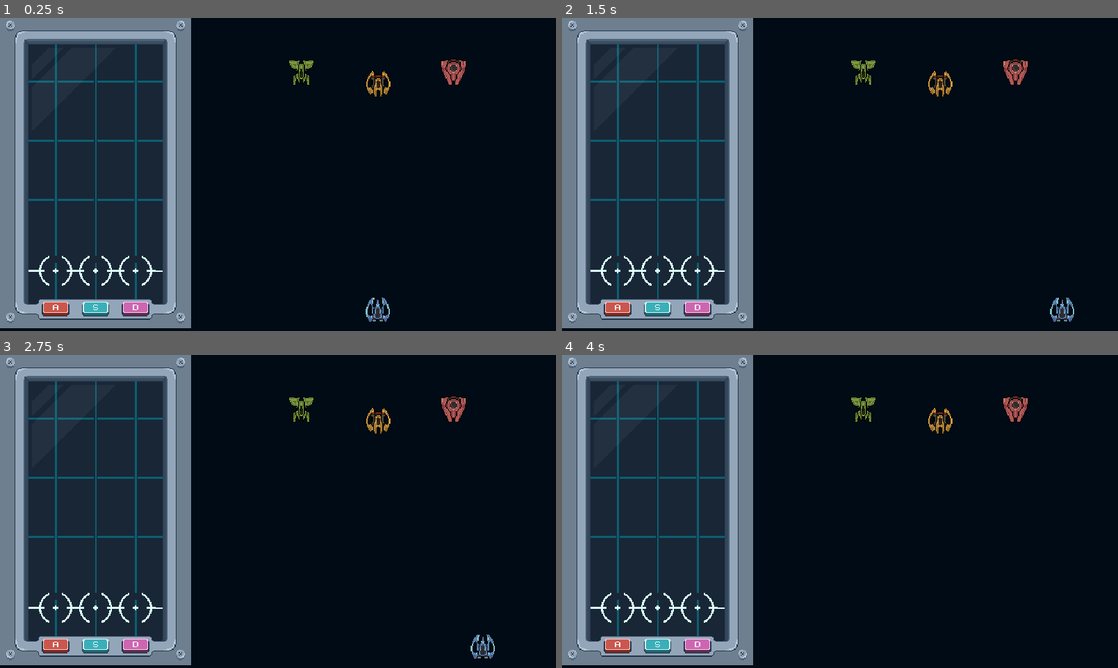
Above: before the commit, frames 1-4 (two rows, left to right).
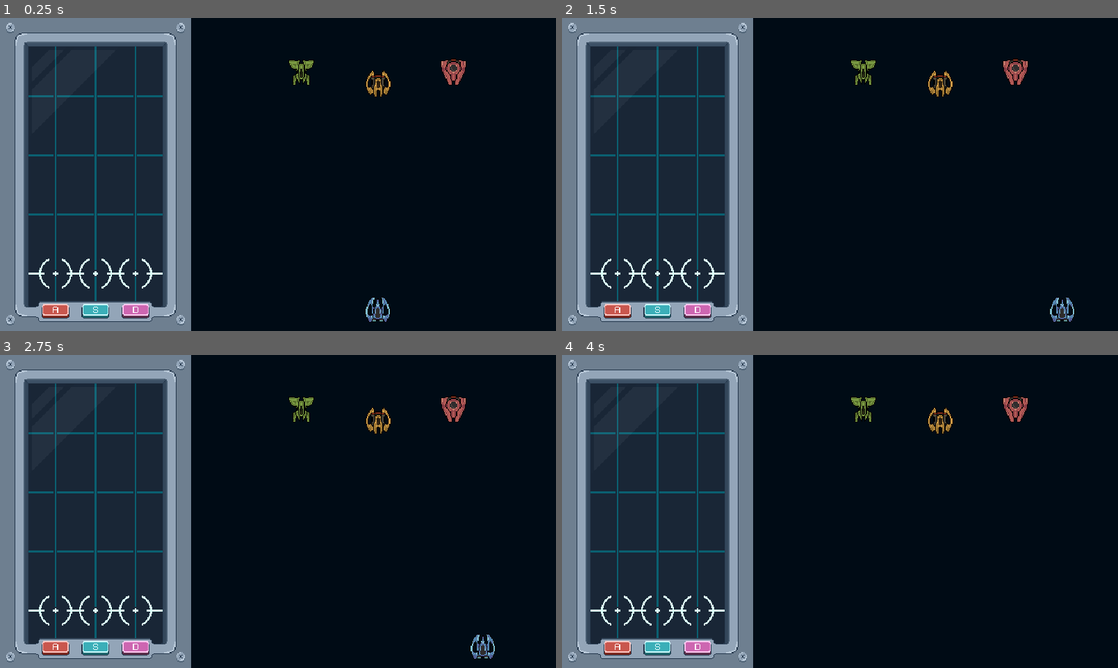
Above: after the commit, the same moments.

Repository: diego-acevedo/grabeaty
Game: Godot game, scene res://scenes/main.tscn
Two runs of this game, one before a commit and one after it. Both use one fixed random seed, a clock stepped at 60 frames per second and the inputs below. Sound files missing from this copy of the repository are replaced by a short silence.
Inputs:
- Up to frame 1 (0.25 s): no input
- Up to frame 2 (1.5 s): tap Enter at 0.5 s; hold Right (move_right) 0.53-1.28 s; hold A (A) 0.53-1.28 s; tap D (D) at 0.8, 1.35 s; hold Left (move_left) from 1.28 s (still down)
- Up to frame 3 (2.75 s): tap S (S) at 1.55 s; release Left (move_left) at 2.03 s; hold Right (move_right) from 2.03 s (still down); hold S (S) from 2.03 s (still down); tap A (A) at 2.3 s
- Up to frame 4 (4 s): release S (S) at 2.78 s; tap A (A) at 2.85 s; tap D (D) at 3.05 s; tap Space at 3.5 s; release Right (move_right) at 3.53 s; hold Left (move_left) from 3.53 s (still down); hold D (D) from 3.53 s (still down); tap S (S) at 3.8 s

The runs differ from the first frame. In frame 1, 3.9% of the frame differs, in the area x 0-35%, y 0-100%; in frame 2, 3.9%; in frame 3, 3.9%; in frame 4, 3.9%.

Commit message:
refactor: remove duplicated code

Diff:
--- a/scenes/main.tscn
+++ b/scenes/main.tscn
@@ -5,8 +5,11 @@
 [ext_resource type="PackedScene" uid="uid://bgg8kc0il1xyh" path="res://scenes/shooter/shooter.tscn" id="2_06ulc"]
 
 [node name="MAIN" type="Node2D"]
+scale = Vector2(3, 3)
 script = ExtResource("1_6r3ef")
 
 [node name="Rythm" parent="." instance=ExtResource("1_6eedq")]
+position = Vector2(110, 180)
 
 [node name="Shooter" parent="." instance=ExtResource("2_06ulc")]
+scale = Vector2(1, 1)
--- /dev/null
+++ b/scenes/rythm/inputs/button.tscn
@@ -0,0 +1,13 @@
+[gd_scene load_steps=3 format=3 uid="uid://bqwq6l7myomal"]
+
+[ext_resource type="Script" path="res://scripts/rythm/inputs/button.gd" id="1_1vgji"]
+[ext_resource type="Texture2D" uid="uid://bl0lrhhasinm6" path="res://assets/ui/buttons_rythm.png" id="2_r8rpb"]
+
+[node name="Button" type="Sprite2D"]
+texture = ExtResource("2_r8rpb")
+hframes = 2
+vframes = 3
+script = ExtResource("1_1vgji")
+
+[node name="Timer" type="Timer" parent="."]
+wait_time = 0.1
--- /dev/null
+++ b/scenes/rythm/inputs/key.tscn
@@ -0,0 +1,27 @@
+[gd_scene load_steps=4 format=3 uid="uid://de03bf22k1vbg"]
+
+[ext_resource type="Texture2D" uid="uid://b7xe1ldr7cv3s" path="res://assets/sprites/CirculoBlanco.png" id="1_haby2"]
+[ext_resource type="Script" path="res://scripts/rythm/inputs/key.gd" id="1_tg1cj"]
+
+[sub_resource type="RectangleShape2D" id="RectangleShape2D_3kmyf"]
+size = Vector2(34, 12)
+
+[node name="Key" type="Node2D"]
+script = ExtResource("1_tg1cj")
+
+[node name="Sprite" type="Sprite2D" parent="."]
+visible = false
+scale = Vector2(0.25, 0.25)
+texture = ExtResource("1_haby2")
+
+[node name="Pressed Area" type="Area2D" parent="."]
+
+[node name="Colision" type="CollisionShape2D" parent="Pressed Area"]
+visible = false
+shape = SubResource("RectangleShape2D_3kmyf")
+disabled = true
+
+[node name="Timer" type="Timer" parent="Pressed Area/Colision"]
+wait_time = 0.1
+
+[connection signal="area_entered" from="Pressed Area" to="." method="_on_key_area_entered"]
--- a/scenes/rythm/nota.tscn
+++ b/scenes/rythm/nota.tscn
@@ -4,17 +4,15 @@
 [ext_resource type="Texture2D" uid="uid://b7xe1ldr7cv3s" path="res://assets/sprites/CirculoBlanco.png" id="2_3bou3"]
 
 [sub_resource type="RectangleShape2D" id="RectangleShape2D_a344c"]
-size = Vector2(20, 8.33333)
+size = Vector2(30, 12)
 
 [node name="NOTA" type="Area2D"]
 script = ExtResource("1_kjgis")
 
 [node name="Circulo_Sprite" type="Sprite2D" parent="."]
 modulate = Color(0.862745, 0.294118, 0.156863, 1)
-scale = Vector2(0.8, 0.8)
+scale = Vector2(0.25, 0.25)
 texture = ExtResource("2_3bou3")
 
 [node name="Colision" type="CollisionShape2D" parent="."]
-position = Vector2(0, -0.500001)
-scale = Vector2(3, 3)
 shape = SubResource("RectangleShape2D_a344c")
--- a/scenes/rythm/rythm.tscn
+++ b/scenes/rythm/rythm.tscn
@@ -1,173 +1,66 @@
-[gd_scene load_steps=15 format=3 uid="uid://coftx1hc4aqyd"]
+[gd_scene load_steps=8 format=3 uid="uid://coftx1hc4aqyd"]
 
 [ext_resource type="Texture2D" uid="uid://ps3tkv2y118y" path="res://assets/ui/background_rythm.png" id="1_8ndhq"]
 [ext_resource type="Script" path="res://scripts/rythm/left_side.gd" id="1_fcyd0"]
 [ext_resource type="Script" path="res://scripts/rythm/note_spawner.gd" id="3_1xm6s"]
 [ext_resource type="Texture2D" uid="uid://q21au4to0dn4" path="res://assets/ui/foreground_rythm.png" id="3_8u2qm"]
-[ext_resource type="AudioStream" uid="uid://bep8gylx7lt8r" path="res://assets/Music/C6-Gummy Dance.mp3" id="4_13bks"]
-[ext_resource type="Script" path="res://scripts/rythm/q_key.gd" id="4_g5skv"]
-[ext_resource type="Script" path="res://scripts/rythm/w_key.gd" id="5_1x7iw"]
-[ext_resource type="Texture2D" uid="uid://b7xe1ldr7cv3s" path="res://assets/sprites/CirculoBlanco.png" id="5_nl0bq"]
-[ext_resource type="Script" path="res://scripts/rythm/e_key.gd" id="6_2awgi"]
-[ext_resource type="Texture2D" uid="uid://bl0lrhhasinm6" path="res://assets/ui/buttons_rythm.png" id="9_842e2"]
-[ext_resource type="Script" path="res://scripts/rythm/a_button.gd" id="10_ehxoa"]
-[ext_resource type="Script" path="res://scripts/rythm/s_button.gd" id="11_06xms"]
-[ext_resource type="Script" path="res://scripts/rythm/d_button.gd" id="12_8pyc5"]
-
-[sub_resource type="RectangleShape2D" id="RectangleShape2D_p3q2w"]
-size = Vector2(120, 34)
+[ext_resource type="AudioStream" uid="uid://bep8gylx7lt8r" path="res://assets/music/C6-Gummy Dance.mp3" id="4_13bks"]
+[ext_resource type="PackedScene" uid="uid://de03bf22k1vbg" path="res://scenes/rythm/inputs/key.tscn" id="4_a5f15"]
+[ext_resource type="PackedScene" uid="uid://bqwq6l7myomal" path="res://scenes/rythm/inputs/button.tscn" id="7_pq5ht"]
 
 [node name="Rythm" type="Node2D"]
 script = ExtResource("1_fcyd0")
 
-[node name="Background" type="Sprite2D" parent="."]
-position = Vector2(343, 537)
-scale = Vector2(5.71875, 9.0625)
-
-[node name="STRUCTURE" type="Node2D" parent="."]
-
-[node name="ColumnaQ" type="Sprite2D" parent="STRUCTURE"]
-modulate = Color(1, 0, 1, 1)
-position = Vector2(195, 15)
-scale = Vector2(1, 13.7305)
-
-[node name="ColumnaW" type="Sprite2D" parent="STRUCTURE"]
-modulate = Color(1, 0, 1, 1)
-position = Vector2(336, 18)
-scale = Vector2(1, 13.6602)
-
-[node name="ColumnaE" type="Sprite2D" parent="STRUCTURE"]
-modulate = Color(1, 0, 1, 1)
-position = Vector2(470, 25)
-scale = Vector2(1, 13.8086)
-
-[node name="AreaBlanca" type="Sprite2D" parent="STRUCTURE"]
-position = Vector2(345, 893.25)
-scale = Vector2(5.70313, 0.949219)
-
-[node name="BackgroundRythm" type="Sprite2D" parent="."]
-position = Vector2(331, 490)
-scale = Vector2(3, 3)
-texture = ExtResource("1_8ndhq")
-
 [node name="NoteSpawner" type="Node2D" parent="."]
+position = Vector2(0, -200)
 script = ExtResource("3_1xm6s")
 
 [node name="FirstSong" type="AudioStreamPlayer" parent="NoteSpawner"]
 stream = ExtResource("4_13bks")
 bus = &"Music"
 
-[node name="NOTES" type="Node2D" parent="NoteSpawner"]
+[node name="Notes" type="Node2D" parent="NoteSpawner"]
 
-[node name="INPUTS" type="Node2D" parent="."]
+[node name="Inputs" type="Node2D" parent="."]
+position = Vector2(0, 114)
+metadata/_edit_group_ = true
 
-[node name="Q-key" type="Node2D" parent="INPUTS"]
-position = Vector2(72, -20)
-script = ExtResource("4_g5skv")
+[node name="A Key" parent="Inputs" instance=ExtResource("4_a5f15")]
+position = Vector2(-46, 0)
+key = "A"
+color = Color(0.788235, 0.341176, 0.305882, 0.501961)
 
-[node name="sprite" type="Sprite2D" parent="INPUTS/Q-key"]
-visible = false
-modulate = Color(0, 0.654902, 1, 1)
-position = Vector2(119.5, 892)
-scale = Vector2(0.789063, 0.78125)
-texture = ExtResource("5_nl0bq")
+[node name="S Key" parent="Inputs" instance=ExtResource("4_a5f15")]
+key = "S"
+color = Color(0.231373, 0.686275, 0.721569, 0.501961)
 
-[node name="key" type="Area2D" parent="INPUTS/Q-key"]
-
-[node name="Colision" type="CollisionShape2D" parent="INPUTS/Q-key/key"]
-position = Vector2(121, 892)
-shape = SubResource("RectangleShape2D_p3q2w")
-disabled = true
-
-[node name="Timer" type="Timer" parent="INPUTS/Q-key/key/Colision"]
-wait_time = 0.1
-
-[node name="W-key" type="Node2D" parent="INPUTS"]
-position = Vector2(5, -25)
-script = ExtResource("5_1x7iw")
-
-[node name="key" type="Area2D" parent="INPUTS/W-key"]
-position = Vector2(207, 1)
-
-[node name="Colision" type="CollisionShape2D" parent="INPUTS/W-key/key"]
-position = Vector2(121, 893.5)
-shape = SubResource("RectangleShape2D_p3q2w")
-disabled = true
-
-[node name="Timer" type="Timer" parent="INPUTS/W-key/key/Colision"]
-wait_time = 0.1
-
-[node name="sprite" type="Sprite2D" parent="INPUTS/W-key"]
-visible = false
-modulate = Color(0.380086, 0.710759, 0.383655, 1)
-position = Vector2(324, 898.5)
-scale = Vector2(0.78125, 0.789062)
-texture = ExtResource("5_nl0bq")
-
-[node name="E-key" type="Node2D" parent="INPUTS"]
-position = Vector2(134, -20)
-script = ExtResource("6_2awgi")
-
-[node name="key" type="Area2D" parent="INPUTS/E-key"]
-position = Vector2(207, 1)
-
-[node name="Colision" type="CollisionShape2D" parent="INPUTS/E-key/key"]
-position = Vector2(121, 893.5)
-shape = SubResource("RectangleShape2D_p3q2w")
-disabled = true
-
-[node name="Timer" type="Timer" parent="INPUTS/E-key/key/Colision"]
-wait_time = 0.1
-
-[node name="sprite" type="Sprite2D" parent="INPUTS/E-key"]
-visible = false
-modulate = Color(0.866667, 0.709804, 0.384314, 1)
-position = Vector2(333.5, 893)
-scale = Vector2(0.789063, 0.765625)
-texture = ExtResource("5_nl0bq")
+[node name="D Key" parent="Inputs" instance=ExtResource("4_a5f15")]
+position = Vector2(46, 0)
+key = "D"
+color = Color(0.803922, 0.4, 0.694118, 0.501961)
 
 [node name="UI" type="Node2D" parent="."]
 
+[node name="BackgroundRythm" type="Sprite2D" parent="UI"]
+z_index = -1
+texture = ExtResource("1_8ndhq")
+
 [node name="ForegroundRythm" type="Sprite2D" parent="UI"]
-position = Vector2(330, 531)
-scale = Vector2(3, 3)
 texture = ExtResource("3_8u2qm")
 
-[node name="A Button" type="Sprite2D" parent="UI"]
-position = Vector2(192, 1003)
-scale = Vector2(2.9, 2.9)
-texture = ExtResource("9_842e2")
-hframes = 2
-vframes = 3
-script = ExtResource("10_ehxoa")
+[node name="Buttons" type="Node2D" parent="UI"]
+position = Vector2(0, 157)
+metadata/_edit_group_ = true
 
-[node name="Timer" type="Timer" parent="UI/A Button"]
-wait_time = 0.1
+[node name="A Button" parent="UI/Buttons" instance=ExtResource("7_pq5ht")]
+position = Vector2(-46, 0)
+key = "A"
 
-[node name="S Button" type="Sprite2D" parent="UI"]
-position = Vector2(330, 1003)
-scale = Vector2(2.9, 2.9)
-texture = ExtResource("9_842e2")
-hframes = 2
-vframes = 3
+[node name="S Button" parent="UI/Buttons" instance=ExtResource("7_pq5ht")]
 frame = 2
-script = ExtResource("11_06xms")
+key = "S"
 
-[node name="Timer" type="Timer" parent="UI/S Button"]
-wait_time = 0.1
-
-[node name="D Button" type="Sprite2D" parent="UI"]
-position = Vector2(468, 1003)
-scale = Vector2(2.9, 2.9)
-texture = ExtResource("9_842e2")
-hframes = 2
-vframes = 3
+[node name="D Button" parent="UI/Buttons" instance=ExtResource("7_pq5ht")]
+position = Vector2(46, 0)
 frame = 4
-script = ExtResource("12_8pyc5")
-
-[node name="Timer" type="Timer" parent="UI/D Button"]
-wait_time = 0.1
-
-[connection signal="area_entered" from="INPUTS/Q-key/key" to="INPUTS/Q-key" method="_on_key_area_entered"]
-[connection signal="area_entered" from="INPUTS/W-key/key" to="INPUTS/W-key" method="_on_key_area_entered"]
-[connection signal="area_entered" from="INPUTS/E-key/key" to="INPUTS/E-key" method="_on_key_area_entered"]
+key = "D"
--- /dev/null
+++ b/scenes/shooter/characters/bullet.tscn
@@ -0,0 +1,25 @@
+[gd_scene load_steps=4 format=3 uid="uid://cpqfndx4rcm0u"]
+
+[ext_resource type="Script" path="res://scripts/shooter/characters/bullet.gd" id="1_xayco"]
+[ext_resource type="Texture2D" uid="uid://cti2yrxs2vrvl" path="res://assets/sprites/spaceships.png" id="2_6w5ja"]
+
+[sub_resource type="RectangleShape2D" id="RectangleShape2D_7idgm"]
+size = Vector2(8, 19)
+
+[node name="CharacterBody2D" type="CharacterBody2D"]
+position = Vector2(0, 1)
+collision_layer = 2
+collision_mask = 4
+script = ExtResource("1_xayco")
+
+[node name="CollisionShape2D" type="CollisionShape2D" parent="."]
+position = Vector2(1.90735e-06, -0.499998)
+shape = SubResource("RectangleShape2D_7idgm")
+
+[node name="Spaceships" type="Sprite2D" parent="."]
+position = Vector2(1.90735e-06, -3)
+rotation = 3.14159
+texture = ExtResource("2_6w5ja")
+hframes = 18
+vframes = 10
+frame = 110
--- a/scripts/rythm/a_button.gd
+++ /dev/null
@@ -1,12 +0,0 @@
-extends Sprite2D
-
-@onready var a_button: Sprite2D = $"."
-@onready var timer: Timer = $Timer
-
-func _input(event: InputEvent) -> void:
-
-	if event.is_action_pressed("A"):
-		a_button.frame = 1
-		timer.start()
-		await timer.timeout
-		a_button.frame = 0
--- a/scripts/rythm/d_button.gd
+++ /dev/null
@@ -1,12 +0,0 @@
-extends Sprite2D
-
-@onready var a_button: Sprite2D = $"."
-@onready var timer: Timer = $Timer
-
-func _input(event: InputEvent) -> void:
-
-	if event.is_action_pressed("D"):
-		a_button.frame = 5
-		timer.start()
-		await timer.timeout
-		a_button.frame = 4
--- /dev/null
+++ b/scripts/rythm/inputs/button.gd
@@ -0,0 +1,14 @@
+extends Node2D
+
+@export var key: String
+
+@onready var button: Sprite2D = $"."
+@onready var timer: Timer = $Timer
+
+func _input(event: InputEvent) -> void:
+
+	if event.is_action_pressed(key):
+		button.frame_coords.x = 1
+		timer.start()
+		await timer.timeout
+		button.frame_coords.x = 0
--- a/scripts/rythm/e_key.gd
+++ b/scripts/rythm/inputs/key.gd
@@ -1,22 +1,28 @@
 extends Node2D
 
-@onready var colision: CollisionShape2D = $key/Colision
-@onready var timer: Timer = $key/Colision/Timer
-@onready var sprite: Sprite2D = $sprite
+@export var key: String
+@export var color: Color
+
+@onready var sprite: Sprite2D = $Sprite
+@onready var colision: CollisionShape2D = $"Pressed Area/Colision"
+@onready var timer: Timer = $"Pressed Area/Colision/Timer"
+
+func _ready() -> void:
+	modulate = color
 
 func _input(event: InputEvent) -> void:
 
-	# Cuando presionamos la tecla "E" queremos aplicar la colision, mostrar el
+	# Cuando presionamos la tecla "key" queremos aplicar la colision, mostrar el
 	# sprite y activar el temporizador de cuanto tiempo estara prendida la
 	# colision. Cuando se acabe entonces la colision y el sprite vuelven a
 	# desaparecer.
 
-	if event.is_action_pressed("D"):
-		colision.set_deferred("disabled", false)
+	if event.is_action_pressed(key):
+		colision.disabled = false
 		sprite.visible = true
 		timer.start()
 		await timer.timeout
-		colision.set_deferred("disabled", true)
+		colision.disabled = true
 		sprite.visible = false
 
 func _on_key_area_entered(area: Area2D) -> void:
--- a/scripts/rythm/nota.gd
+++ b/scripts/rythm/nota.gd
@@ -1,6 +1,6 @@
 extends Area2D
 
-var speed = 400
+var speed = 200
 
 func _ready() -> void:
 	pass
--- a/scripts/rythm/note_spawner.gd
+++ b/scripts/rythm/note_spawner.gd
@@ -4,7 +4,7 @@
 
 @onready var song: AudioStreamPlayer = $FirstSong
 const note_scene = preload("res://scenes/rythm/nota.tscn")
-@onready var notes_node: Node2D = $NOTES
+@onready var notes_node: Node2D = $Notes
 
 
 # Diccionario con la info de en que momento deben aparecer y que tipo son las notas
@@ -92,10 +92,10 @@
 	var note_instance = note_scene.instantiate()
 	notes_node.add_child(note_instance)
 	if note_type == 'left':
-		note_instance.position = Vector2(193, 0)
+		note_instance.position = Vector2(-46, 0)
 
 	elif note_type == 'center':
-		note_instance.position = Vector2(331, 0)
+		note_instance.position = Vector2(0, 0)
 
 	elif note_type == 'right':
-		note_instance.position = Vector2(469, 0)
+		note_instance.position = Vector2(46, 0)
--- a/scripts/rythm/notes.gd
+++ /dev/null
@@ -1,30 +0,0 @@
-extends Node2D
-
-# Precargo la escena de la nota para usarla en el generador.
-var noteScene: PackedScene = preload("res://SCENES/LEFT-SIDE/nota.tscn")
-
-func _ready() -> void:
-	pass
-
-func _process(delta: float) -> void:
-	pass
-
-func spawn_note():
-
-	# Por ahora de manera random se elige en cual de los 3 carriles se crea
-	# la nota, cuando una nota se añade al nodo padre llamado "NOTES".
-
-	var random_note_spawn = randi_range(0,2)
-	var new_note = noteScene.instantiate()
-
-	if random_note_spawn == 0:
-		add_child(new_note)
-		new_note.position = Vector2(120,-200)
-
-	elif random_note_spawn == 1:
-		add_child(new_note)
-		new_note.position = Vector2(325,-200)
-
-	elif random_note_spawn == 2:
-		add_child(new_note)
-		new_note.position = Vector2(550,-200)
--- a/scripts/rythm/q_key.gd
+++ /dev/null
@@ -1,29 +0,0 @@
-extends Node2D
-
-@onready var colision: CollisionShape2D = $key/Colision
-@onready var timer: Timer = $key/Colision/Timer
-@onready var sprite: Sprite2D = $sprite
-
-func _input(event: InputEvent) -> void:
-
-	# Cuando presionamos la tecla "Q" queremos aplicar la colision, mostrar el
-	# sprite y activar el temporizador de cuanto tiempo estara prendida la
-	# colision. Cuando se acabe entonces la colision y el sprite vuelven a
-	# desaparecer.
-
-	if event.is_action_pressed("A"):
-		colision.set_deferred("disabled", false)
-		sprite.visible = true
-		timer.start()
-		await timer.timeout
-		colision.set_deferred("disabled", true)
-		sprite.visible = false
-
-func _on_key_area_entered(area: Area2D) -> void:
-
-	# Utilizo esta señal para evaluar cuando una nota ha sido tocada, en caso
-	# positivo entonces llamamos a la funcion "die" de la nota lo que hace que
-	# desaparezca.
-
-	if area.has_method("correct"):
-		area.correct()
--- a/scripts/rythm/s_button.gd
+++ /dev/null
@@ -1,12 +0,0 @@
-extends Sprite2D
-
-@onready var s_button: Sprite2D = $"."
-@onready var timer: Timer = $Timer
-
-func _input(event: InputEvent) -> void:
-
-	if event.is_action_pressed("S"):
-		s_button.frame = 3
-		timer.start()
-		await timer.timeout
-		s_button.frame = 2
--- a/scripts/rythm/w_key.gd
+++ /dev/null
@@ -1,30 +0,0 @@
-extends Node2D
-
-@onready var colision: CollisionShape2D = $key/Colision
-@onready var timer: Timer = $key/Colision/Timer
-@onready var sprite: Sprite2D = $sprite
-
-func _input(event: InputEvent) -> void:
-
-	# Cuando presionamos la tecla "W" queremos aplicar la colision, mostrar el
-	# sprite y activar el temporizador de cuanto tiempo estara prendida la
-	# colision. Cuando se acabe entonces la colision y el sprite vuelven a
-	# desaparecer.
-
-	if event.is_action_pressed("S"):
-		colision.set_deferred("disabled", false)
-		sprite.visible = true
-		timer.start()
-		await timer.timeout
-		colision.set_deferred("disabled", true)
-		sprite.visible = false
-
-
-func _on_key_area_entered(area: Area2D) -> void:
-
-	# Utilizo esta señal para evaluar cuando una nota ha sido tocada, en caso
-	# positivo entonces llamamos a la funcion "die" de la nota lo que hace que
-	# desaparezca.
-
-	if area.has_method("correct"):
-		area.correct()
--- /dev/null
+++ b/scripts/shooter/characters/bullet.gd
@@ -0,0 +1,12 @@
+extends CharacterBody2D
+
+var speed = -200  # Velocidad que aplicaremos después
+
+func _ready() -> void:
+	velocity.y = speed
+
+
+func _physics_process(_delta: float) -> void:
+
+	if position.y < -10:
+		queue_free()
Not shown, changed: assets/Music/C6-Gummy Dance.mp3.import
